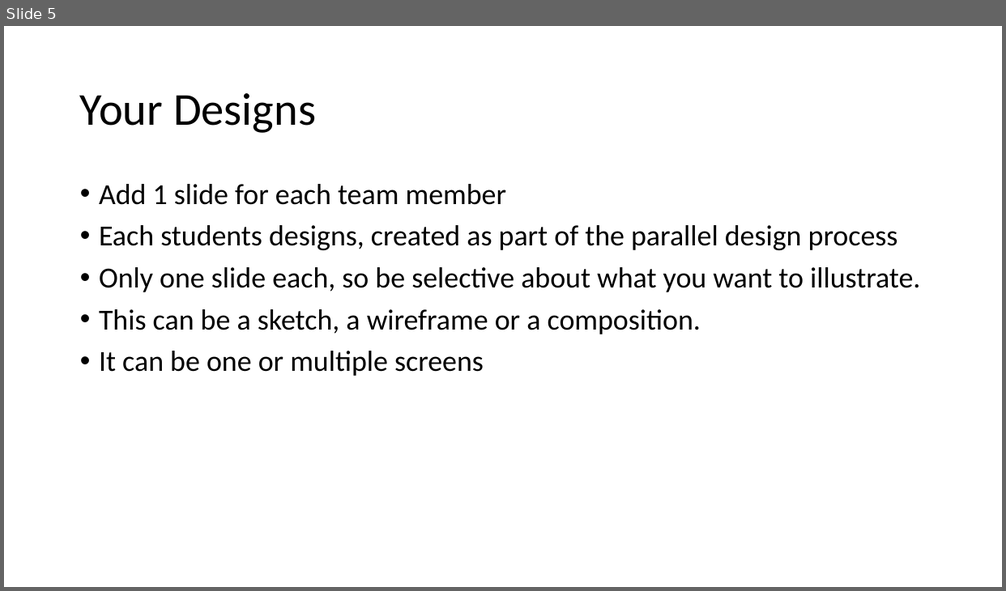
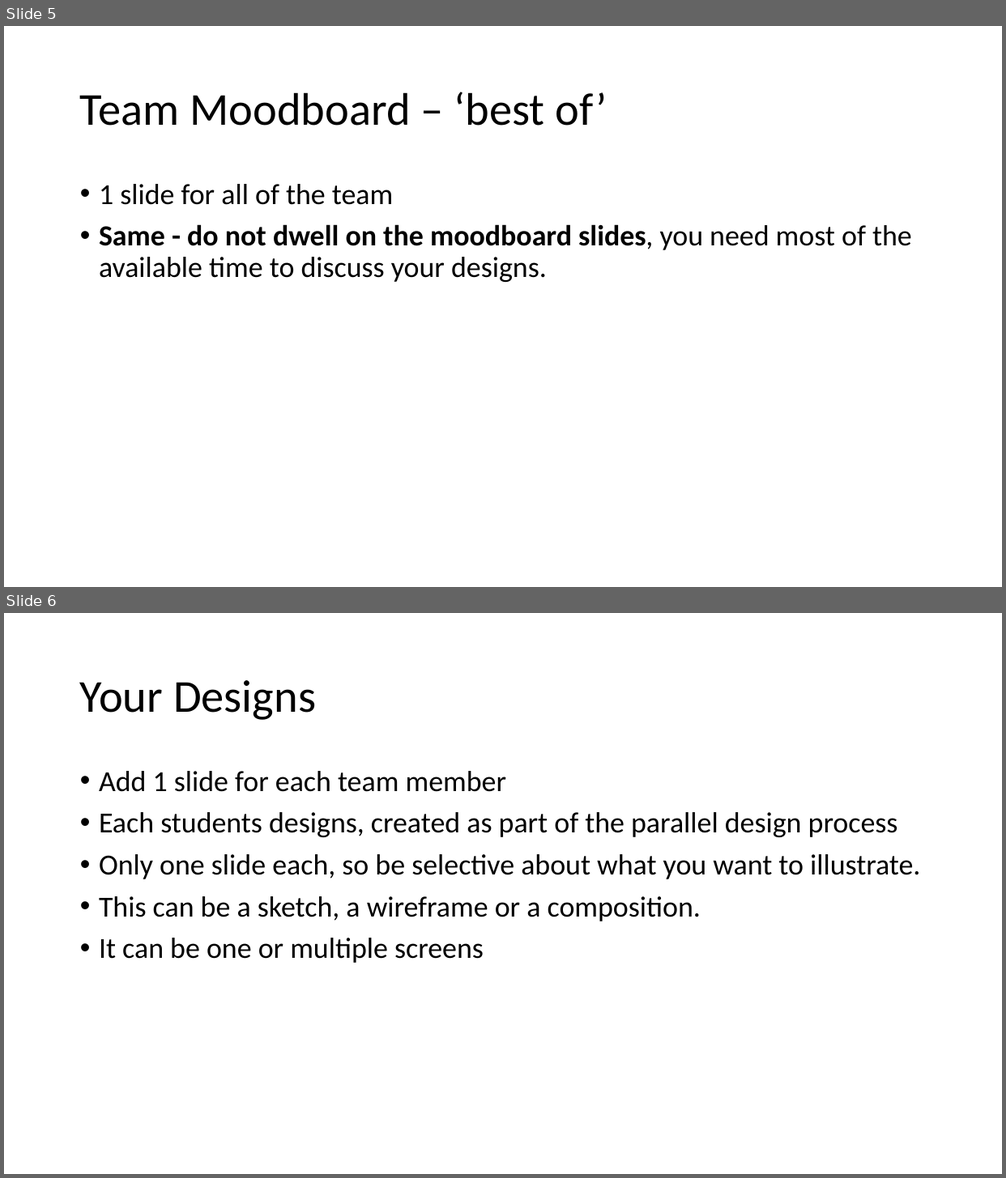
Before and after one commit to GeorgeGray97/level5-portfolio, a slide deck: templates/template_sp3_presentation.pptx. Shown one above the other, each under a label of ours: slide 5 before the commit, slides 5 and 6 after it. The pictures are 1006x591 and 1006x1178 pixels, drawn with LibreOffice and Linux fonts; fonts in the diff are those of the drawing. Boxes give left, top, right and bottom in pixels: in the first picture for what was removed or moved away, otherwise in the second. Text is boxed around its words. In the diff, an @@ line names an element or a change of style, - is before the commit and + after.

```diff
--- a/templates/template_sp3_presentation.pptx
+++ b/templates/template_sp3_presentation.pptx
@@ slide 5 added at bbox=[4, 26, 1002, 587], background #FFFFFF @@
@@ title added at bbox=[80, 92, 607, 126], 44 pt, text #000000 @@
+Team Moodboard – ‘best of’
@@ text added at bbox=[99, 184, 912, 282], 28 pt, text #000000 @@
+• 1 slide for all of the team
+• Same - do not dwell on the moodboard slides, you need most of the available time to discuss your designs.
@@ what was slide 5 is now slide 6 @@
```
Also in this commit, not shown: 2 slides changed.
